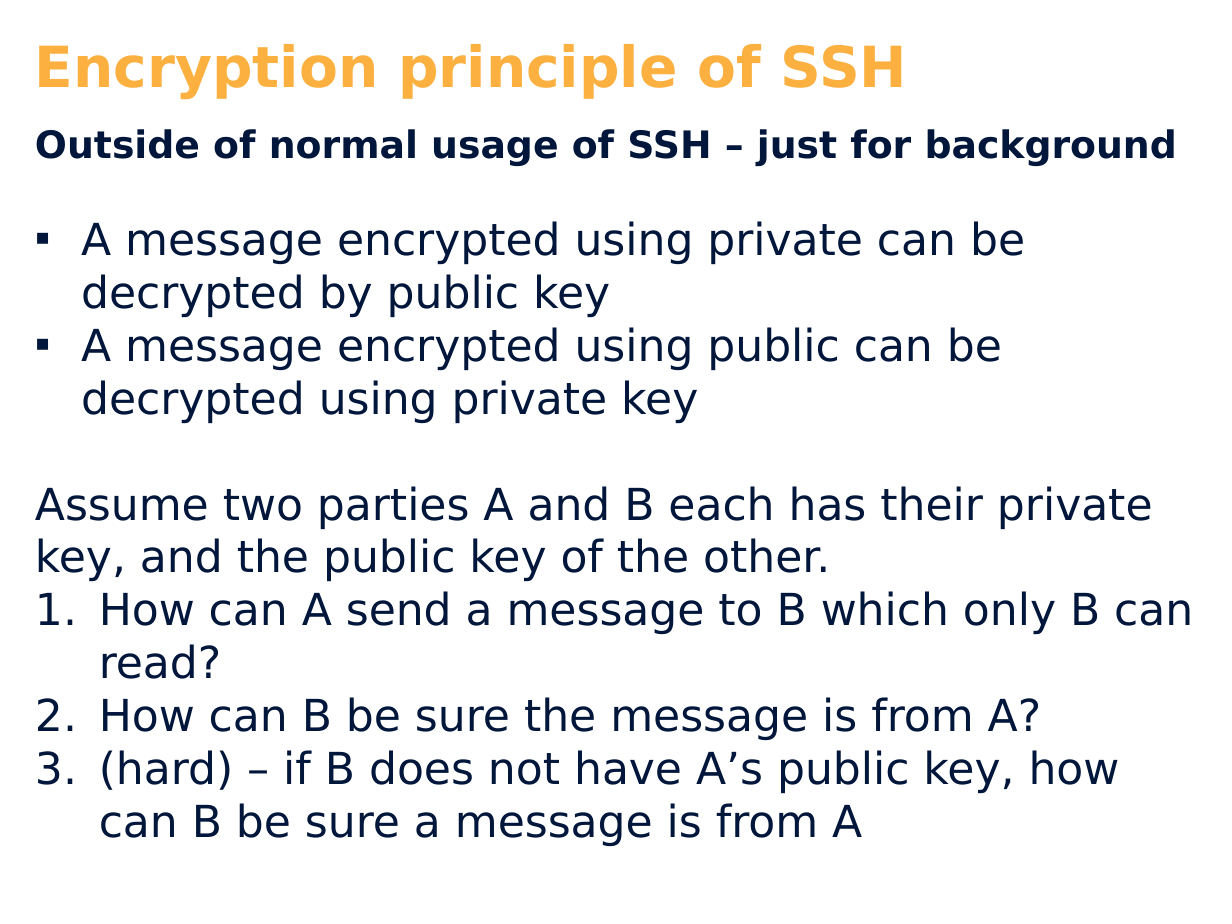
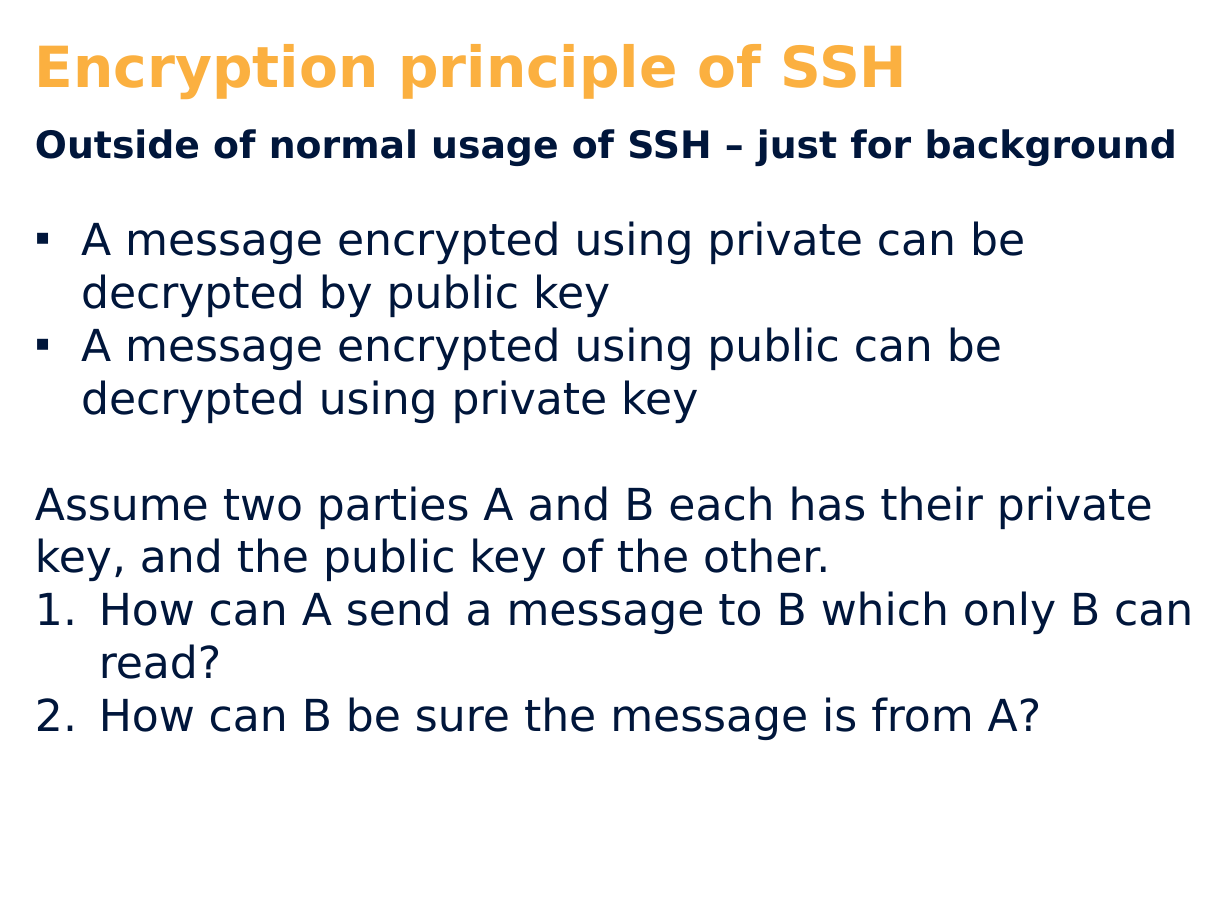
Before and after one commit to cphdat2sem2017-Cos/week01-OS-Linux, a slide deck: slide 8 of slides/Day_2.pptx. Drawn at 1232x924 pixels with LibreOffice and Linux fonts; fonts in the diff are those of the drawing; background and template pictures are left out. Boxes give left, top, right and bottom in pixels: in the first picture for what was removed or moved away, otherwise in the second. Text is boxed around its words. In the diff, an @@ line names an element or a change of style, - is before the commit and + after.

```diff
--- a/slides/Day_2.pptx
+++ b/slides/Day_2.pptx
@@ text at box(99, 750, 1120, 846): paragraph removed @@
-3. (hard) – if B does not have A’s public key, how can B be sure a message is from A
```
Also in this commit, not shown: 1 other slide changed, 4 slides removed, 15 other files.
